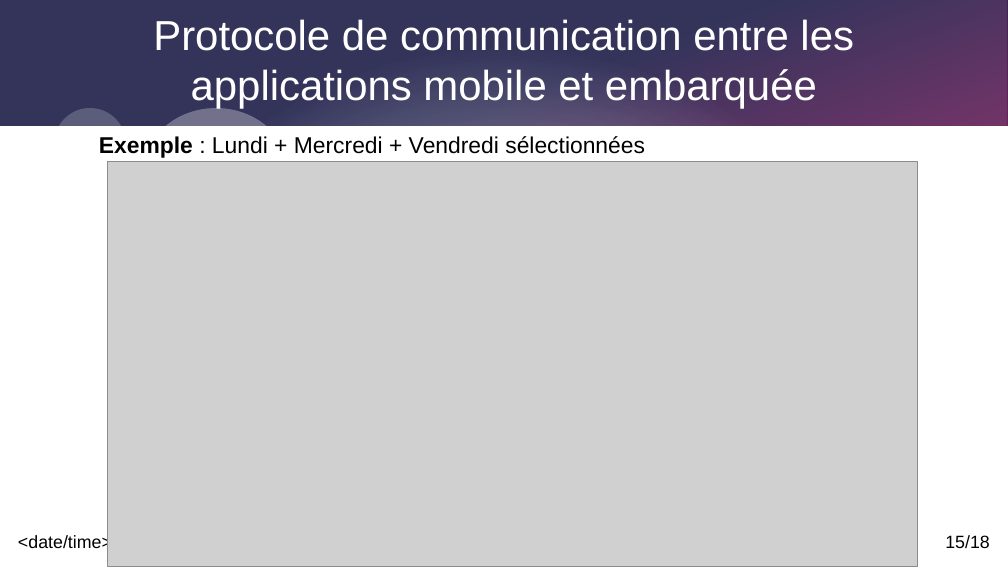
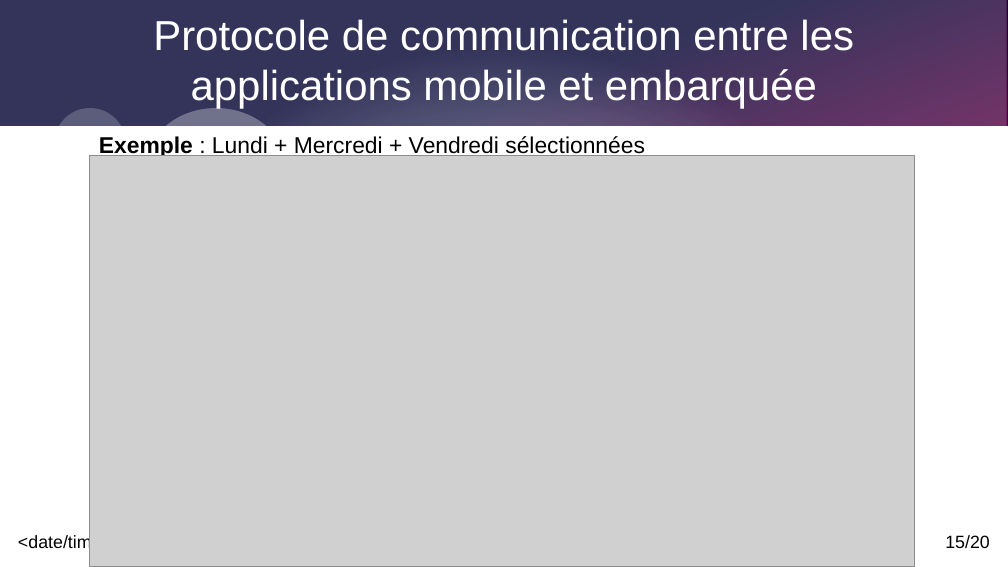
Before and after one commit to Corentinh2/PROJET_GESTIONNAIRE_DE_CHARGE, a slide deck: slide 15 of Projet_GestionnaireDeCharge/revue3.odp. Drawn at 1008x567 pixels with LibreOffice and Linux fonts; fonts in the diff are those of the drawing; grey boxes stand for pictures. Boxes give left, top, right and bottom in pixels: in the first picture for what was removed or moved away, otherwise in the second. Text is boxed around its words. In the diff, an @@ line names an element or a change of style, - is before the commit and + after.

```diff
--- a/Projet_GestionnaireDeCharge/revue3.odp
+++ b/Projet_GestionnaireDeCharge/revue3.odp
@@ picture: place and size @@
-picture at bbox=[108, 162, 918, 566]
+picture at bbox=[90, 156, 914, 567]
@@ page number at bbox=[945, 535, 989, 549]: text changed @@
-15/18
+15/20
```
Also in this commit, not shown: 9 other slides changed, 2 slides added, 26 other files.
